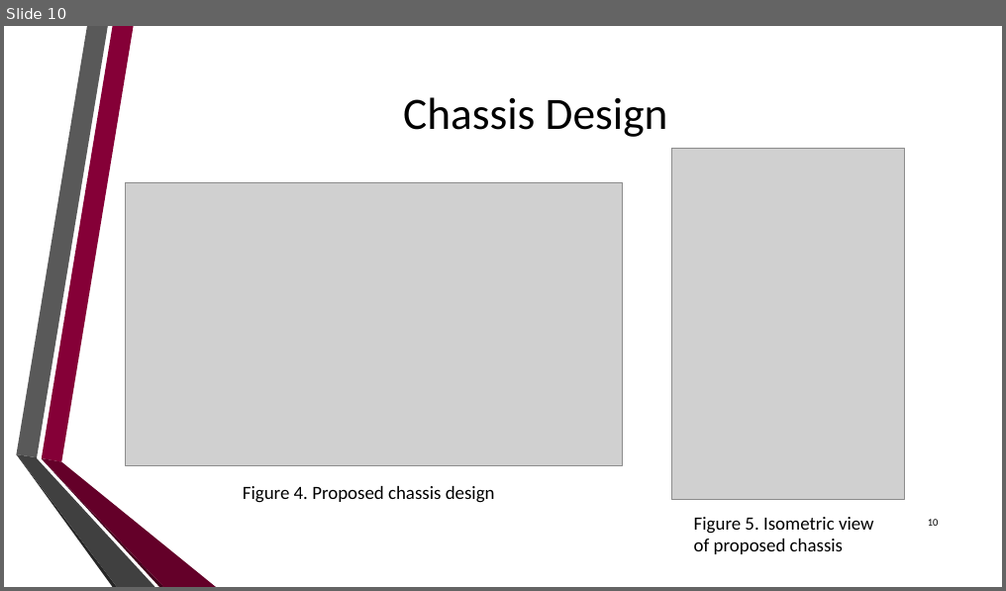
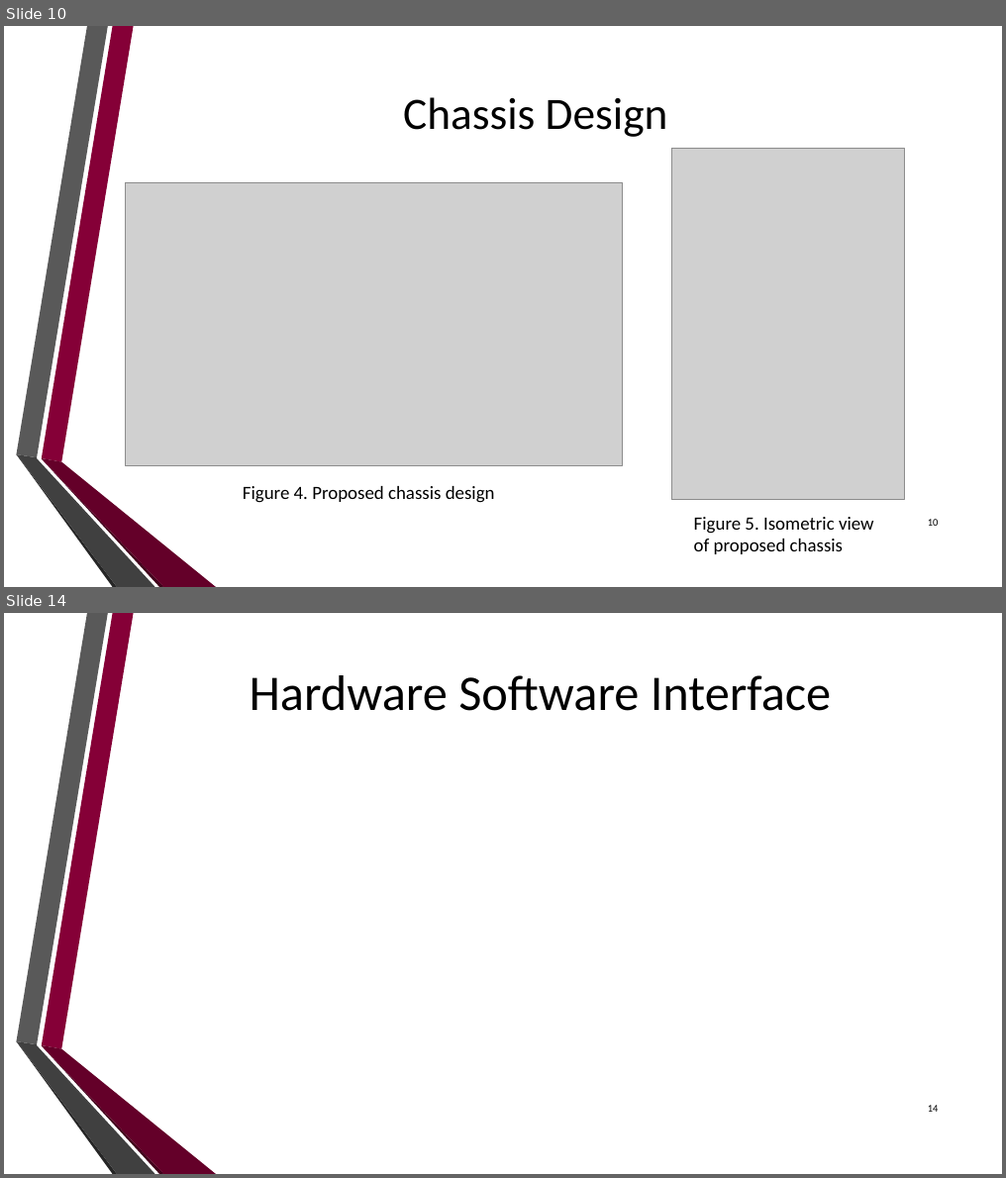
Before and after one commit to dan-olsen/SeniorDesign, a slide deck: Presentations/DesignPres/DesignPres-75.pptx. Shown one above the other, each under a label of ours: slide 10 before the commit, slides 10 and 14 after it; the slides between them are not shown. The pictures are 1006x591 and 1006x1178 pixels, drawn with LibreOffice and Linux fonts; fonts in the diff are those of the drawing; grey boxes stand for pictures; background and template pictures are left out. Boxes give left, top, right and bottom in pixels: in the first picture for what was removed or moved away, otherwise in the second. Text is boxed around its words. In the diff, an @@ line names an element or a change of style, - is before the commit and + after.

```diff
--- a/Presentations/DesignPres/DesignPres-75.pptx
+++ b/Presentations/DesignPres/DesignPres-75.pptx
@@ slide 14 added at <box>4,613,1002,1174</box>, background picture (left out); not listed: 6 template elements that a slide beside it also shows @@
@@ title added at <box>250,675,831,711</box>, 48 pt, text #000000 @@
+Hardware Software Interface
@@ page number added at <box>928,1105,939,1112</box>, 10 pt, text #000000 @@
+14
```
Also in this commit, not shown: 4 slides changed, 10 other slides added, 5 slides removed.
